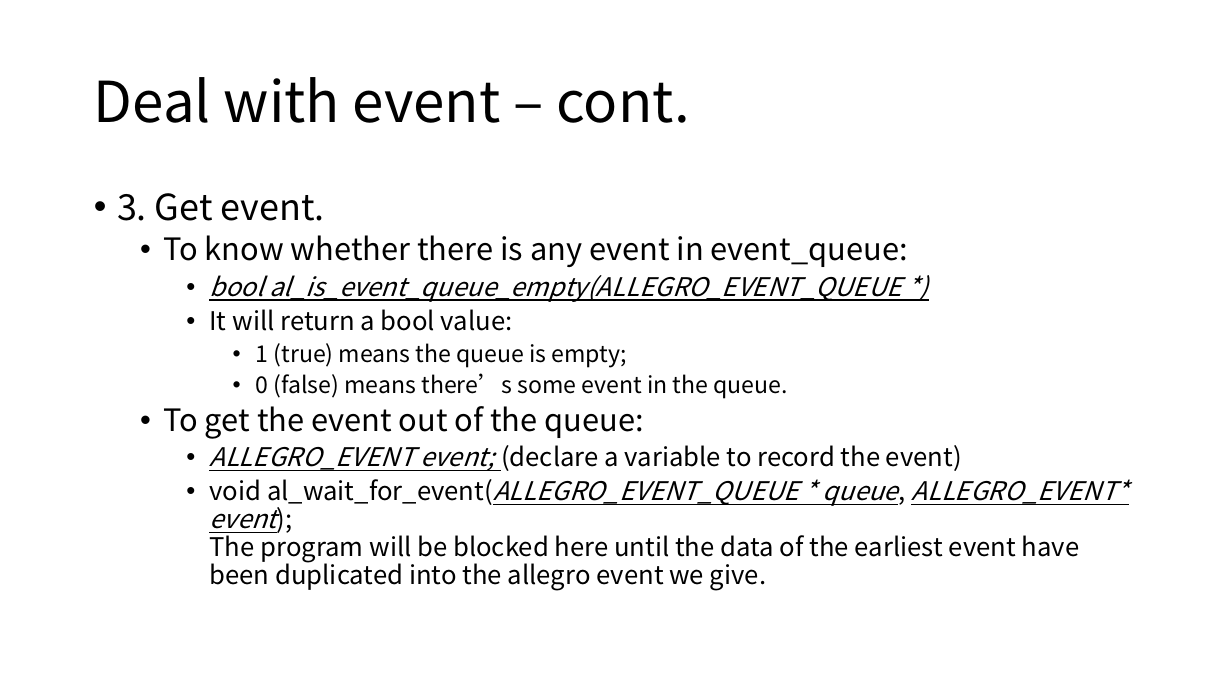
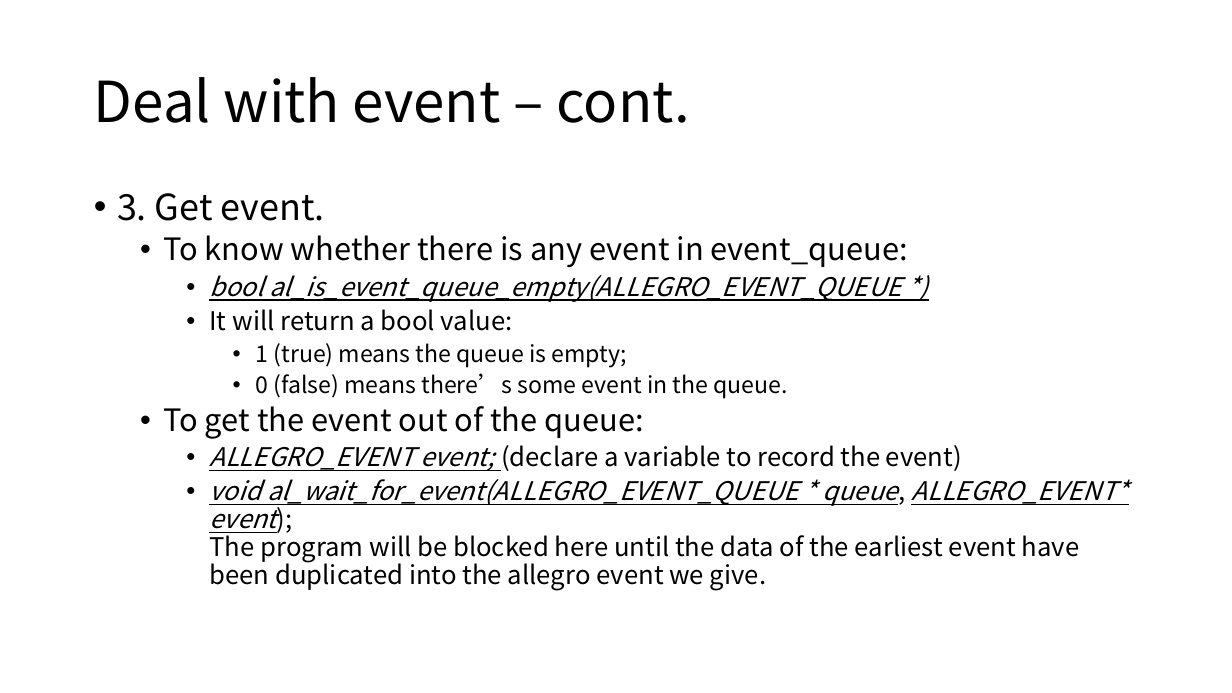
Before and after one commit to arcchang1236/Allegro-5, a slide deck: slide 29 of tutorial/final_proj.pptx (slide 26 before the commit). Drawn at 1232x693 pixels with LibreOffice and Linux fonts; fonts in the diff are those of the drawing. Boxes give left, top, right and bottom in pixels: in the first picture for what was removed or moved away, otherwise in the second. Text is boxed around its words. In the diff, an @@ line names an element or a change of style, - is before the commit and + after.

```diff
--- a/tutorial/final_proj.pptx
+++ b/tutorial/final_proj.pptx
@@ text at box(209, 479, 1128, 590): italic on, underline on in "void al_wait_for_event(ALLEGRO_EVENT_QUEUE" @@
```
Also in this commit, not shown: 10 other slides changed, 3 slides added, 6 other files.
